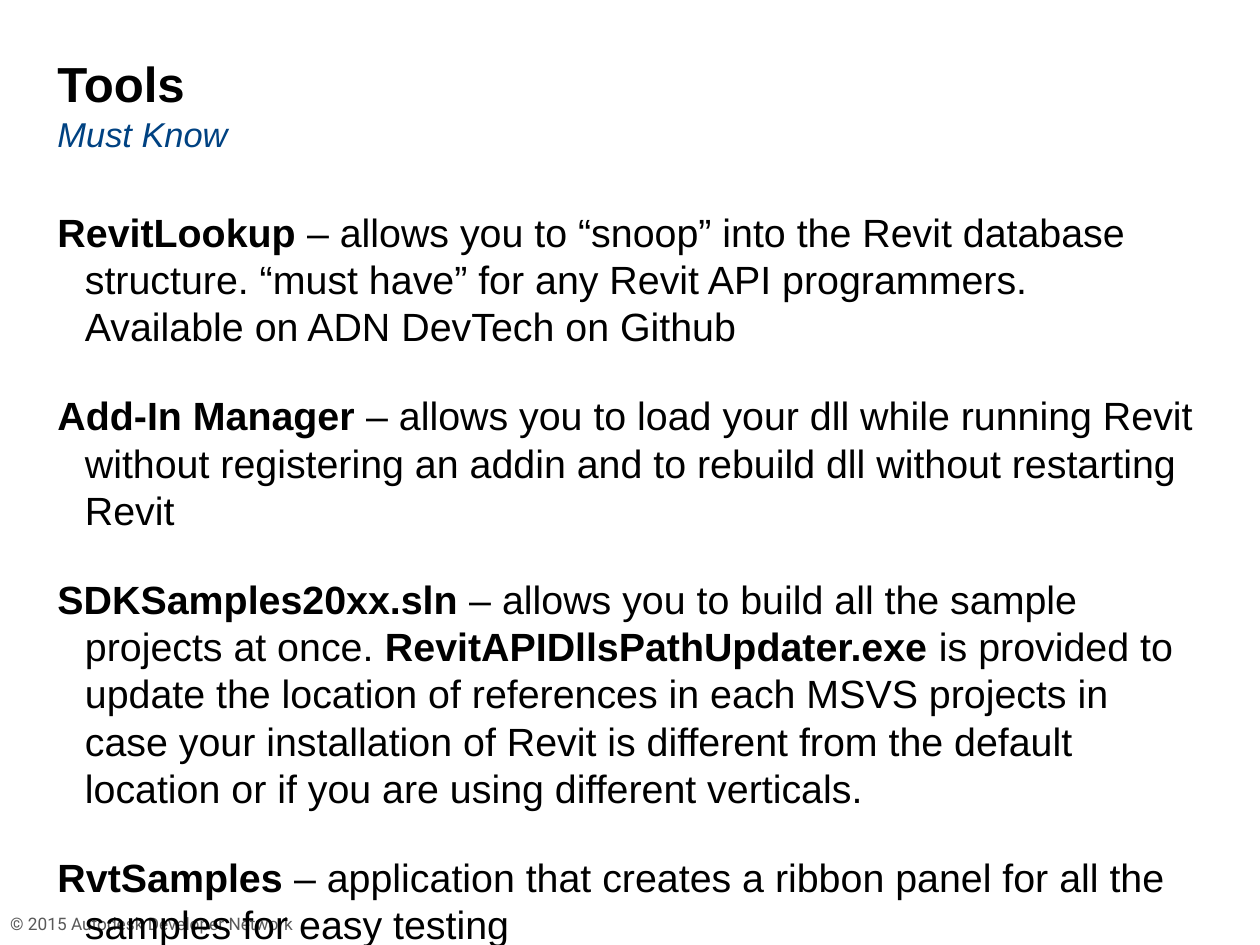
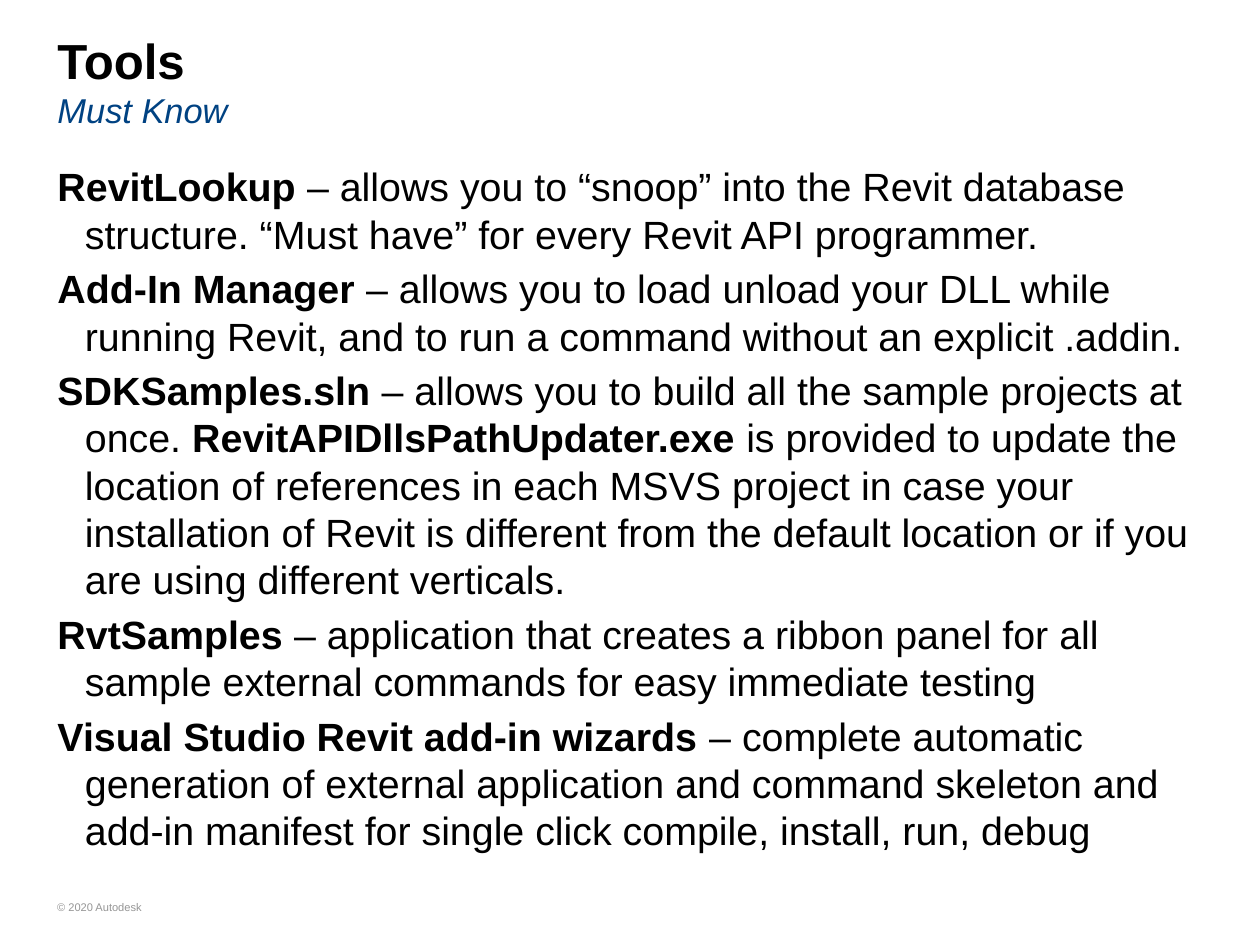
Before and after one commit to ADN-DevTech/RevitTrainingMaterial, a slide deck: slide 11 of Presentation/1_Revit_API_Intro.pptx (slide 30 before the commit). Drawn at 1260x945 pixels with LibreOffice and Linux fonts; fonts in the diff are those of the drawing; background and template pictures are left out. Boxes give left, top, right and bottom in pixels: in the first picture for what was removed or moved away, otherwise in the second. Text is boxed around its words. In the diff, an @@ line names an element or a change of style, - is before the commit and + after.

```diff
--- a/Presentation/1_Revit_API_Intro.pptx
+++ b/Presentation/1_Revit_API_Intro.pptx
@@ title "Tools Must Know" moved from (x1=57, y1=66, x2=228, y2=148) to (x1=57, y1=43, x2=228, y2=124) @@
@@ text at (x1=57, y1=172, x2=1188, y2=853): text changed @@
-RevitLookup – allows you to “snoop” into the Revit database structure. “must have” for any Revit API programmers. Available on ADN DevTech on Github
-Add-In Manager – allows you to load your dll while running Revit without registering an addin and to rebuild dll without restarting Revit
-SDKSamples20xx.sln – allows you to build all the sample projects at once. RevitAPIDllsPathUpdater.exe is provided to update the location of references in each MSVS projects in case your installation of Revit is different from the default location or if you are using different verticals.
-RvtSamples – application that creates a ribbon panel for all the samples for easy testing
+RevitLookup – allows you to “snoop” into the Revit database structure. “Must have” for every Revit API programmer.
+Add-In Manager – allows you to load unload your DLL while running Revit, and to run a command without an explicit .addin.
+SDKSamples.sln – allows you to build all the sample projects at once. RevitAPIDllsPathUpdater.exe is provided to update the location of references in each MSVS project in case your installation of Revit is different from the default location or if you are using different verticals.
+RvtSamples – application that creates a ribbon panel for all sample external commands for easy immediate testing
+Visual Studio Revit add-in wizards – complete automatic generation of external application and command skeleton and add-in manifest for single click compile, install, run, debug
@@ text "© 2020 Autodesk" at (x1=68, y1=903, x2=141, y2=911): vertical alignment top to middle @@
@@ text "Introduction to Revit Programming" moved from (x1=490, y1=81, x2=809, y2=114) to (x1=490, y1=893, x2=809, y2=926) @@
@@ text at (x1=68, y1=903, x2=141, y2=911): text changed; size 14 to 9 pt; font Roboto to Arial; text colour #595959 to #969696 @@
-© 2015 Autodesk Developer Network
+© 2020 Autodesk
```
Also in this commit, not shown: 74 other slides changed, 3 slides added, 1 slide removed, 7 other files.
